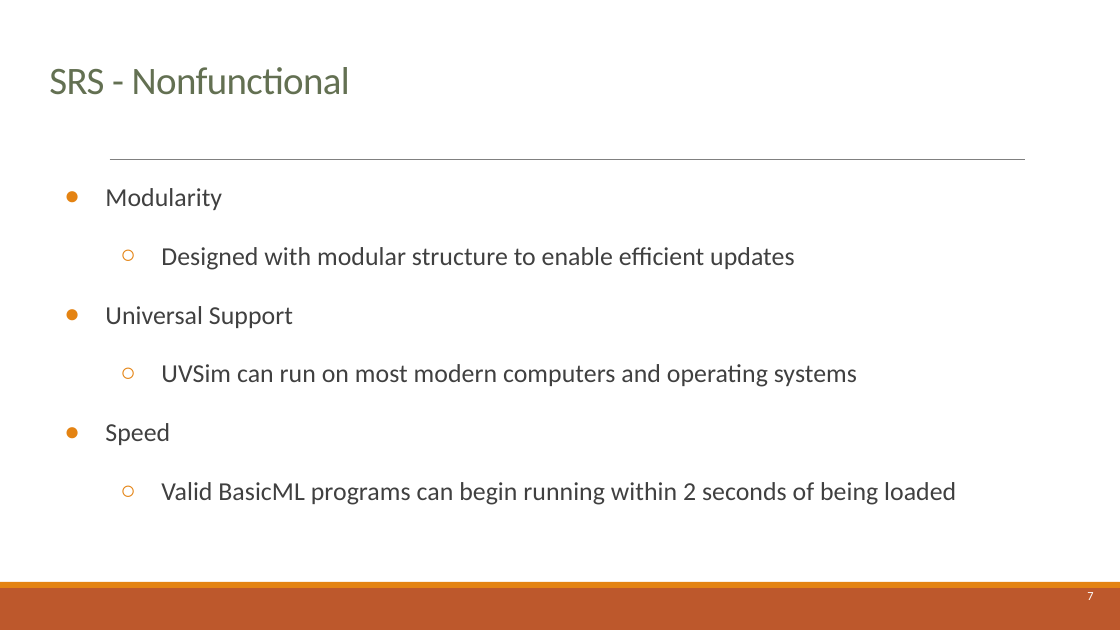
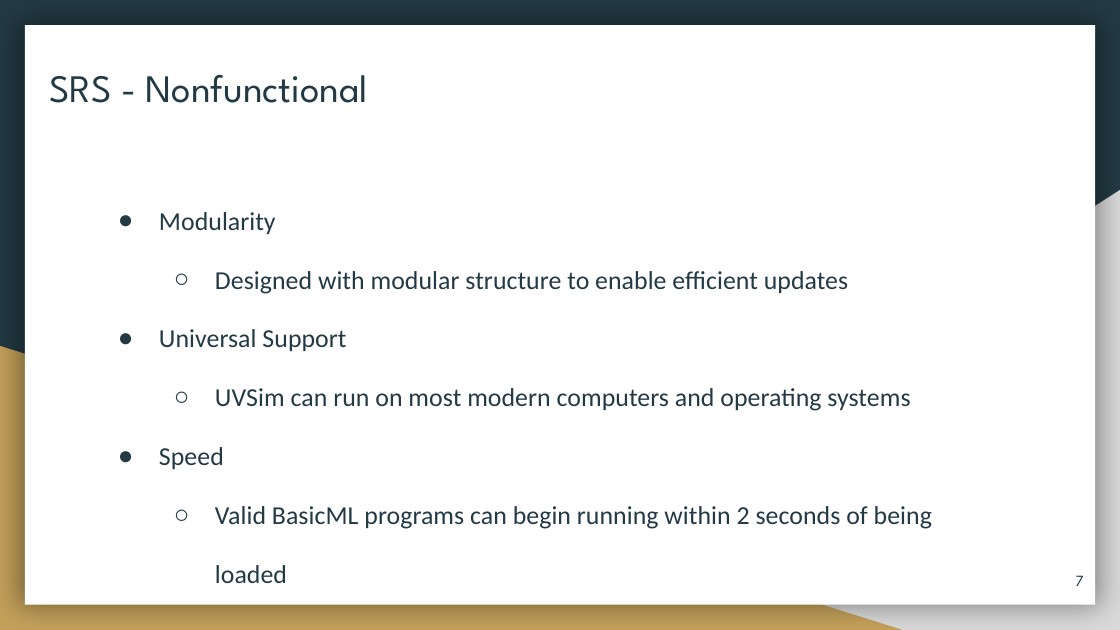
Before and after one commit to ayndvee/CS-2450-Project, a slide deck: slide 7 of UVSim-Project/Documentation/Presentation/UVSim-presentation.pptx. Drawn at 1120x630 pixels with LibreOffice and Linux fonts; fonts in the diff are those of the drawing. Boxes give left, top, right and bottom in pixels: in the first picture for what was removed or moved away, otherwise in the second. Text is boxed around its words. In the diff, an @@ line names an element or a change of style, - is before the commit and + after.

```diff
--- a/UVSim-Project/Documentation/Presentation/UVSim-presentation.pptx
+++ b/UVSim-Project/Documentation/Presentation/UVSim-presentation.pptx
@@ background #FFFFFF to #233A44 @@
@@ rectangle added at bbox=[25, 26, 1095, 605], fill #FFFFFF @@
@@ title "SRS - Nonfunctional" at bbox=[49, 74, 368, 103]: font Calibri to League Spartan, text colour #637052 to #233A44, letter spacing -0.4 to 0 pt; line spacing 0.85 to 1 @@
@@ text "Modularity": place and size @@
-text "Modularity" at bbox=[105, 188, 956, 505]
+text "Modularity" at bbox=[159, 212, 932, 583]
@@ text "Modularity" at bbox=[159, 212, 932, 583]: text colour #404040 to #233A44; bullet colour #E48312 to #233A44 @@
@@ line removed from (110, 160) to (1025, 160) @@
@@ right triangle added at bbox=[439, 190, 1120, 630], fill #D9D9D9 @@
@@ right triangle added at bbox=[0, 346, 903, 630], fill #C4A15A @@
@@ page number: place and size @@
-page number at bbox=[1087, 592, 1093, 600]
+page number at bbox=[1076, 575, 1084, 586]
@@ page number at bbox=[1076, 575, 1084, 586]: size 7.9 to 10 pt, font Calibri to League Spartan, text colour #FFFFFF to #233A44 @@
@@ rectangle removed at bbox=[0, 588, 1120, 630] @@
@@ rectangle removed at bbox=[0, 582, 1120, 588] @@
```
Also in this commit, not shown: 20 other slides changed, 2 other files.
